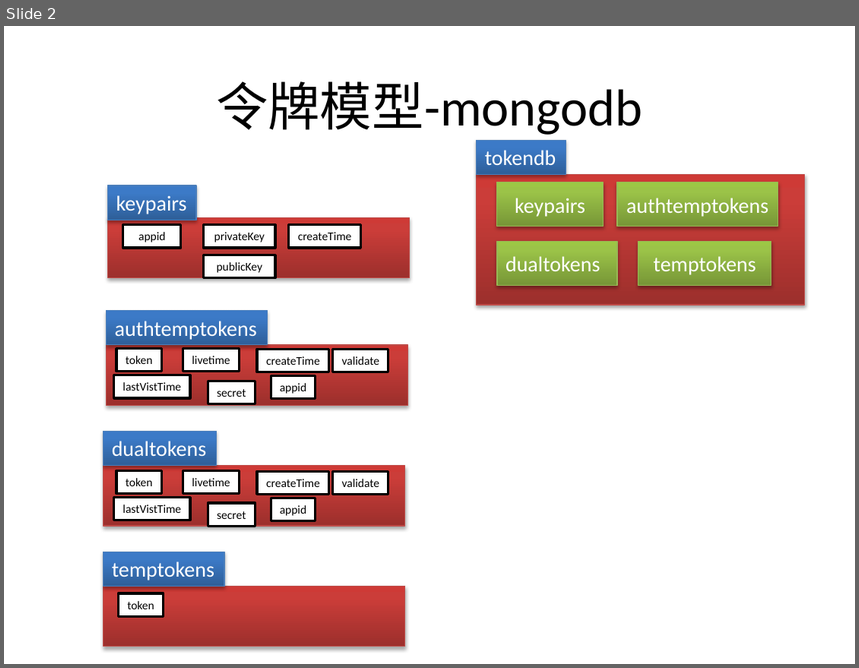
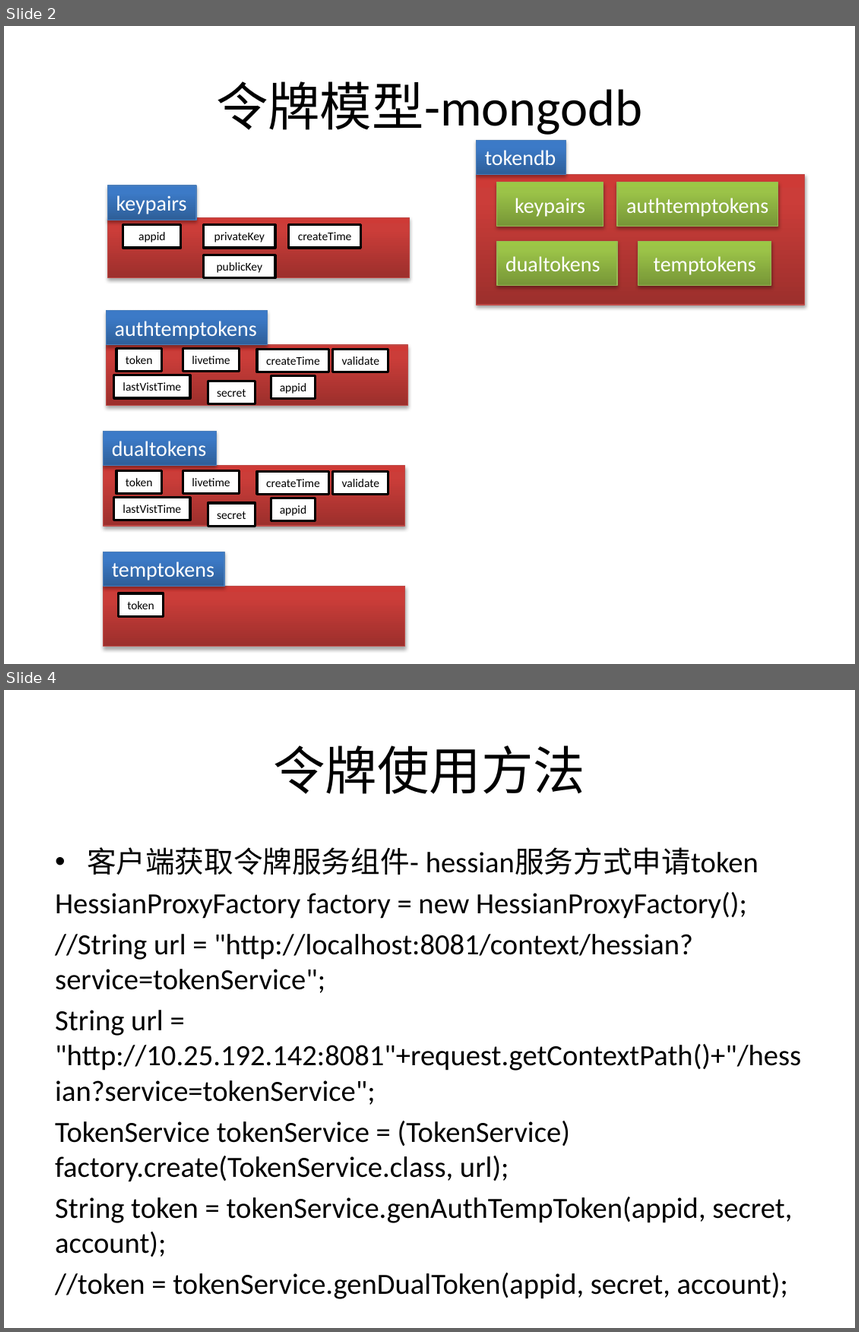
Before and after one commit to bbossgroups/bboss, a slide deck: 文档/令牌管理.pptx. Shown one above the other, each under a label of ours: slide 2 before the commit, slides 2 and 4 after it; the slides between them are not shown. The pictures are 859x668 and 859x1332 pixels, drawn with LibreOffice and Linux fonts; fonts in the diff are those of the drawing. Boxes give left, top, right and bottom in pixels: in the first picture for what was removed or moved away, otherwise in the second. Text is boxed around its words. In the diff, an @@ line names an element or a change of style, - is before the commit and + after.

Commit message:
完善令牌

```diff
--- a/文档/令牌管理.pptx
+++ b/文档/令牌管理.pptx
@@ slide 4 added at box(4, 690, 855, 1328), background #FFFFFF @@
@@ title added at box(273, 745, 585, 794), 44 pt, text #000000 @@
+令牌使用方法
@@ text added at box(55, 847, 801, 1300), 24.8 pt, text #000000 @@
+• 客户端获取令牌服务组件- hessian服务方式申请token
+HessianProxyFactory factory = new HessianProxyFactory();
+//String url = "http://localhost:8081/context/hessian?service=tokenService";
+String url = "http://10.25.192.142:8081"+request.getContextPath()+"/hessian?service=tokenService";
+TokenService tokenService = (TokenService) factory.create(TokenService.class, url);
+String token = tokenService.genAuthTempToken(appid, secret, account);
+//token = tokenService.genDualToken(appid, secret, account);
```
Also in this commit, not shown: 8 other slides added, 10 other files.
